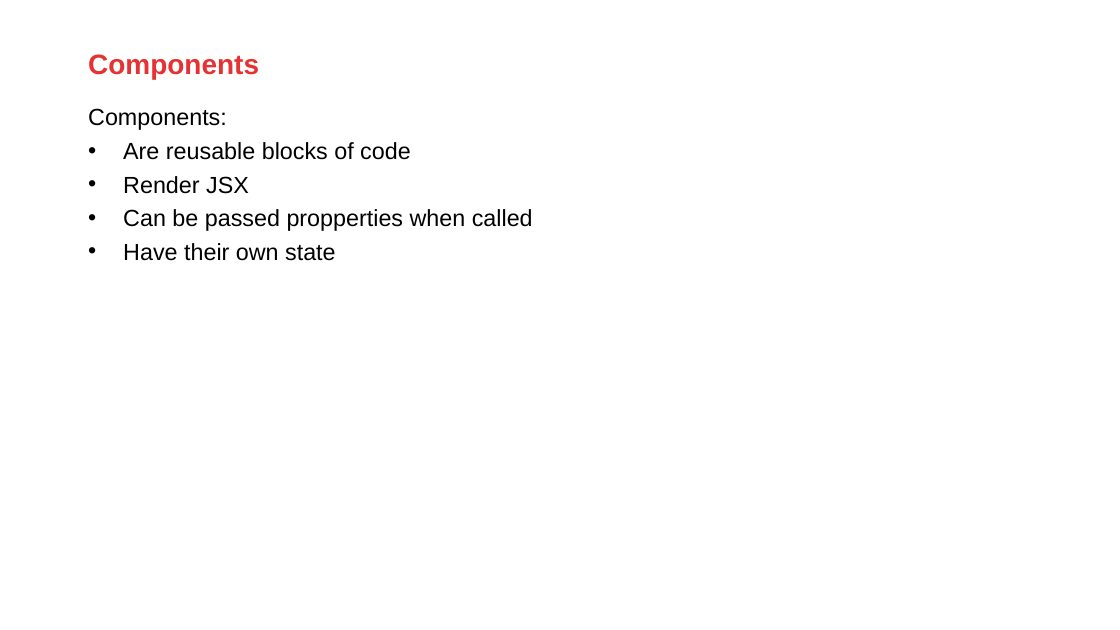
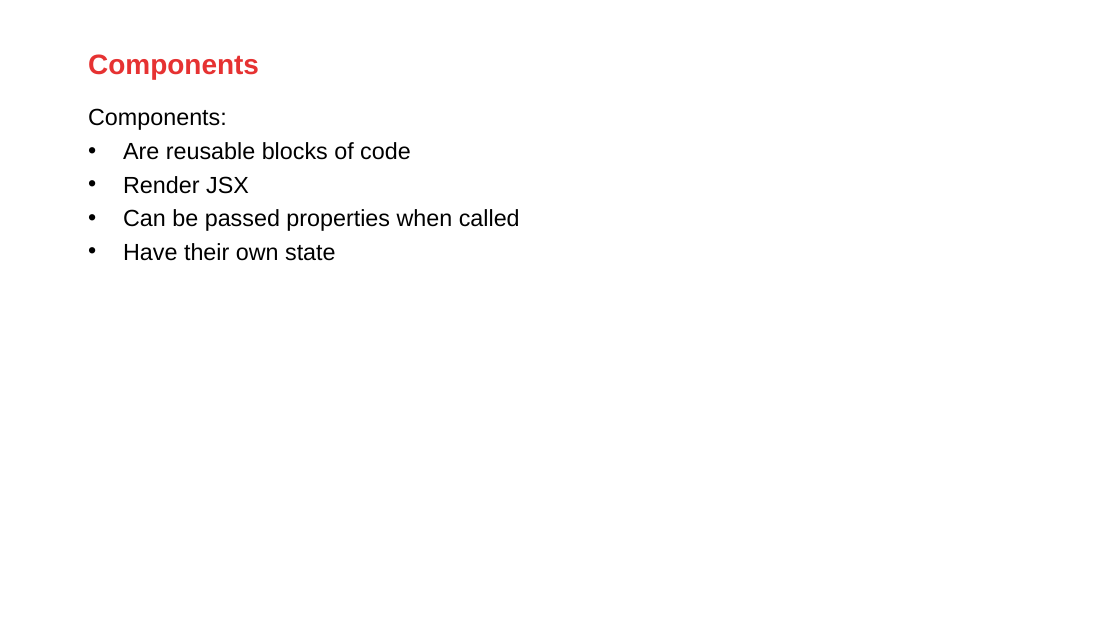
Before and after one commit to AMIS-Services/react-series, a slide deck: slide 3 of sig1/slides/SIG react 1.pptx. Drawn at 1120x630 pixels with LibreOffice and Linux fonts; fonts in the diff are those of the drawing; background and template pictures are left out. Boxes give left, top, right and bottom in pixels: in the first picture for what was removed or moved away, otherwise in the second. Text is boxed around its words. In the diff, an @@ line names an element or a change of style, - is before the commit and + after.

```diff
--- a/sig1/slides/SIG react 1.pptx
+++ b/sig1/slides/SIG react 1.pptx
@@ text at (123,209,520,231): text changed @@
-• Can be passed propperties when called
+• Can be passed properties when called
```
Also in this commit, not shown: 14 other slides changed, 12 other files.
